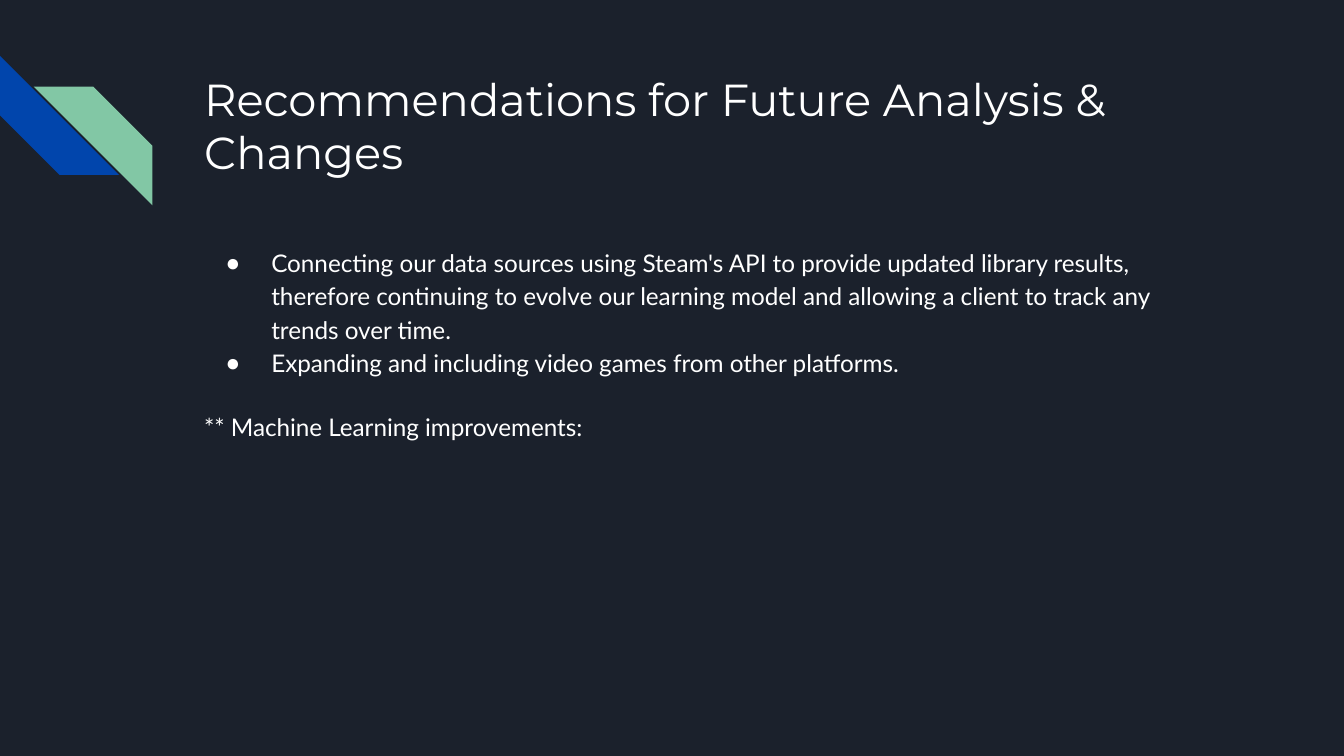
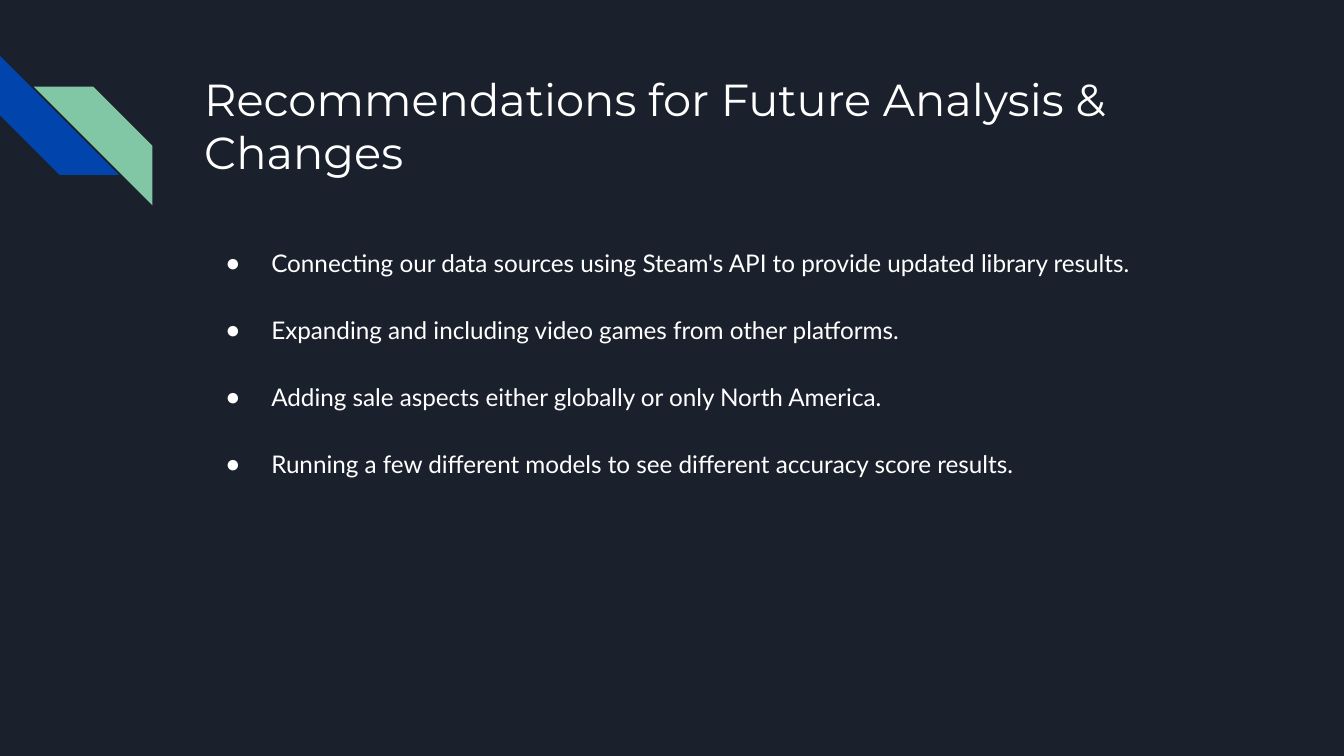
Before and after one commit to zubair97431/UpAndComingVideoGames, a slide deck: slide 12 of presentation/Up and Coming Video Games - Live Presentation.pptx (slide 11 before the commit). Drawn at 1344x756 pixels with LibreOffice and Linux fonts; fonts in the diff are those of the drawing. Boxes give left, top, right and bottom in pixels: in the first picture for what was removed or moved away, otherwise in the second. Text is boxed around its words. In the diff, an @@ line names an element or a change of style, - is before the commit and + after.

```diff
--- a/presentation/Up and Coming Video Games - Live Presentation.pptx
+++ b/presentation/Up and Coming Video Games - Live Presentation.pptx
@@ text at [271,254,1130,277]: text changed @@
-● Connecting our data sources using Steam's API to provide updated library results, therefore continuing to evolve our learning model and allowing a client to track any trends over time.
+● Connecting our data sources using Steam's API to provide updated library results.
@@ text at [271,388,1013,478]: text changed @@
-** Machine Learning improvements:
+● Adding sale aspects either globally or only North America.
+● Running a few different models to see different accuracy score results.
```
Also in this commit, not shown: 2 other slides changed, 1 slide added, 13 other files.
